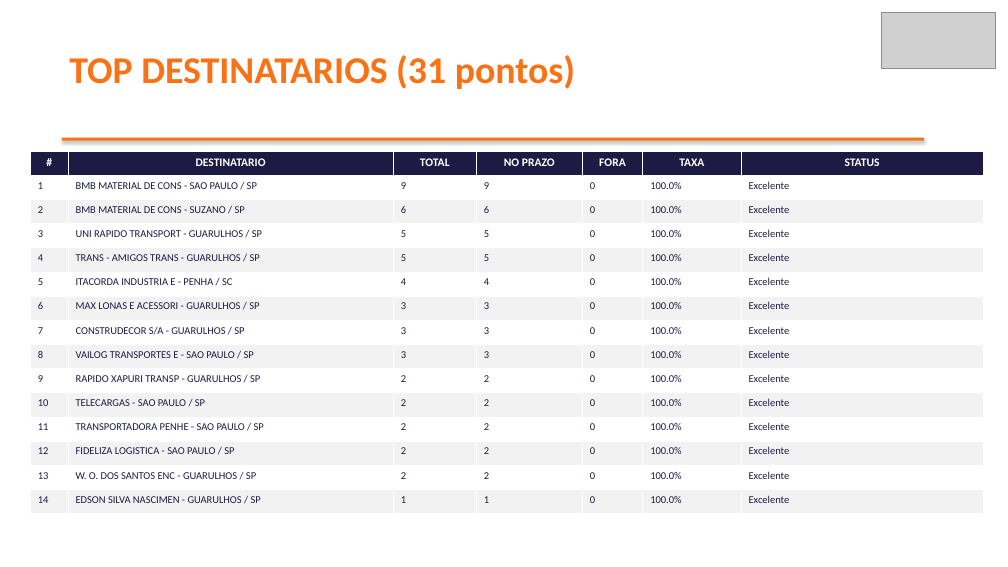
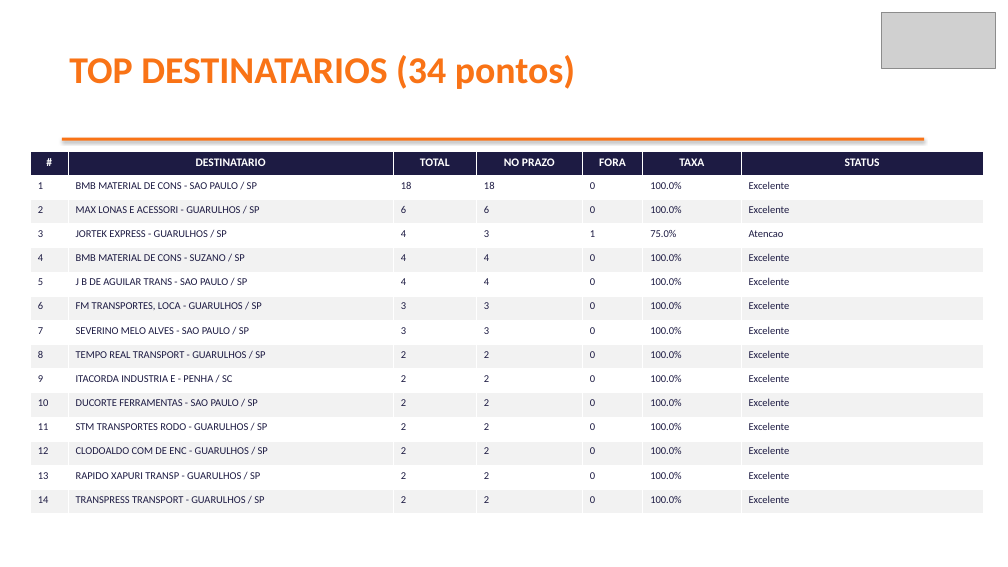
Before and after one commit to brendaelicia-sketch/PortoEX, a slide deck: slide 6 of ITACORDA_INDUSTRIA_E_COMERCIO.pptx (slide 5 before the commit). Drawn at 1008x567 pixels with LibreOffice and Linux fonts; fonts in the diff are those of the drawing; grey boxes stand for pictures. Boxes give left, top, right and bottom in pixels: in the first picture for what was removed or moved away, otherwise in the second. Text is boxed around its words. In the diff, an @@ line names an element or a change of style, - is before the commit and + after.

```diff
--- a/ITACORDA_INDUSTRIA_E_COMERCIO.pptx
+++ b/ITACORDA_INDUSTRIA_E_COMERCIO.pptx
@@ text at <box>69,55,575,89</box>: text changed @@
-TOP DESTINATARIOS (31 pontos)
+TOP DESTINATARIOS (34 pontos)
@@ table at <box>30,151,983,514</box> @@
-row 2, column 3: 9
+row 2, column 3: 18
-row 2, column 4: 9
+row 2, column 4: 18
-row 3, column 2: BMB MATERIAL DE CONS - SUZANO / SP
+row 3, column 2: MAX LONAS E ACESSORI - GUARULHOS / SP
-row 4: 3 | UNI RAPIDO TRANSPORT - GUARULHOS / SP | 5 | 5 | 0 | 100.0% | Excelente
+row 4: 3 | JORTEK EXPRESS - GUARULHOS / SP | 4 | 3 | 1 | 75.0% | Atencao
-row 5: 4 | TRANS - AMIGOS TRANS - GUARULHOS / SP | 5 | 5 | 0 | 100.0% | Excelente
+row 5: 4 | BMB MATERIAL DE CONS - SUZANO / SP | 4 | 4 | 0 | 100.0% | Excelente
-row 6, column 2: ITACORDA INDUSTRIA E - PENHA / SC
+row 6, column 2: J B DE AGUILAR TRANS - SAO PAULO / SP
-row 7, column 2: MAX LONAS E ACESSORI - GUARULHOS / SP
+row 7, column 2: FM TRANSPORTES, LOCA - GUARULHOS / SP
-row 8, column 2: CONSTRUDECOR S/A - GUARULHOS / SP
+row 8, column 2: SEVERINO MELO ALVES - SAO PAULO / SP
-row 9: 8 | VAILOG TRANSPORTES E - SAO PAULO / SP | 3 | 3 | 0 | 100.0% | Excelente
+row 9: 8 | TEMPO REAL TRANSPORT - GUARULHOS / SP | 2 | 2 | 0 | 100.0% | Excelente
-row 10, column 2: RAPIDO XAPURI TRANSP - GUARULHOS / SP
+row 10, column 2: ITACORDA INDUSTRIA E - PENHA / SC
-row 11, column 2: TELECARGAS - SAO PAULO / SP
+row 11, column 2: DUCORTE FERRAMENTAS - SAO PAULO / SP
-row 12, column 2: TRANSPORTADORA PENHE - SAO PAULO / SP
+row 12, column 2: STM TRANSPORTES RODO - GUARULHOS / SP
-row 13, column 2: FIDELIZA LOGISTICA - SAO PAULO / SP
+row 13, column 2: CLODOALDO COM DE ENC - GUARULHOS / SP
-row 14, column 2: W. O. DOS SANTOS ENC - GUARULHOS / SP
+row 14, column 2: RAPIDO XAPURI TRANSP - GUARULHOS / SP
-row 15: 14 | EDSON SILVA NASCIMEN - GUARULHOS / SP | 1 | 1 | 0 | 100.0% | Excelente
+row 15: 14 | TRANSPRESS TRANSPORT - GUARULHOS / SP | 2 | 2 | 0 | 100.0% | Excelente
```
Also in this commit, not shown: 4 other slides changed, 1 slide added, 30 other files.
